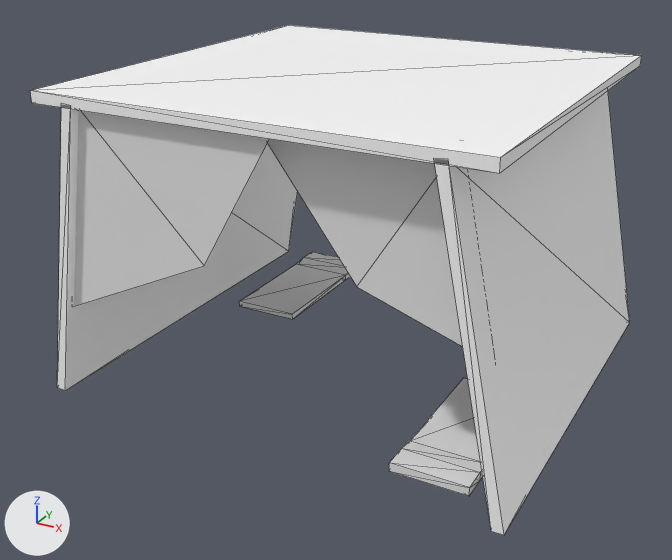
Before and after pictures for a commit that changed the glTF model client/models/buildings/dolmen.glb.
One viewpoint serves both versions: a camera (50 mm lens) standing at (1.47, -2.86, 1.71) and looking at (-0.04, -0.12, 0.34). Arrows for +X, +Y and +Z are at lower left; the lights stay in place. Mesh edges are drawn as thin lines. Where no turn or scale is listed for an object, it has been applied to the vertices. Vertices at the same position are counted once.
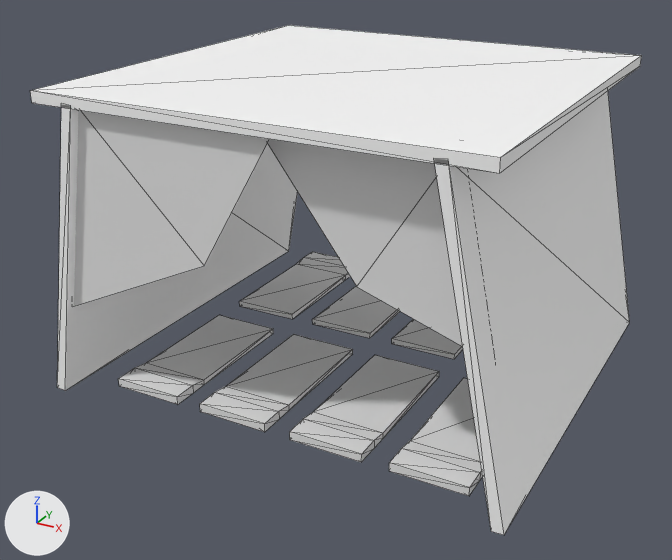
Where the change shows, as pixel boxes (x1, y1, x2, y2) in the pictures (672 x 560 px):
```json
{"object": "Cube.003", "change": "reshaped", "before": [389, 378, 483, 496], "after": [118, 315, 483, 496]}
{"object": "Cube", "change": "reshaped", "before": [239, 252, 350, 319], "after": [239, 252, 463, 359]}
{"part": 1, "of": "me_cube_004", "change": "added", "after": [312, 286, 400, 338]}
{"part": 2, "of": "me_cube_004", "change": "added", "after": [392, 319, 463, 359]}
{"part": 3, "of": "me_cube_003", "change": "added", "after": [290, 355, 439, 462]}
{"part": 4, "of": "me_cube_003", "change": "added", "after": [200, 334, 353, 432]}
{"part": 5, "of": "me_cube_003", "change": "added", "after": [118, 315, 273, 404]}
```

Scene script edits in JSON lines:
```json
{"block": "me_cube_004", "where": "me_cube_004.from_pydata(...)  # 16 vertices, 28 faces; spans x -0.709..-0.444, y -3.836..-3.212, z 0.0..0.032"}
{"block": "me_cube_004", "where": "# used by ob_cube; location = (0.067, 3.955, -0.004)"}
{"block": "me_cube_004", "change": "me_cube_004 part 1: the loose piece of 16 vertices spanning x -0.709..-0.444, y -3.836..-3.212, z 0.0..0.032 is copied, and the copy is moved by (0.362, 0.0, 0.0); it spans x -0.347..-0.082, y -3.836..-3.212, z 0.0..0.032"}
{"block": "me_cube_004", "change": "me_cube_004 part 2: the loose piece of 16 vertices spanning x -0.709..-0.444, y -3.836..-3.212, z 0.0..0.032 is copied, and the copy is moved by (0.724, 0.0, 0.0); it spans x 0.015..0.281, y -3.836..-3.212, z 0.0..0.032"}
{"block": "me_cube_003", "where": "me_cube_003.from_pydata(...)  # 16 vertices, 28 faces; spans x 0.444..0.709, y 3.212..3.836, z 0.0..0.032"}
{"block": "me_cube_003", "where": "# used by ob_cube_003; location = (0.002, -3.868, -0.004)"}
{"block": "me_cube_003", "change": "me_cube_003 part 3: the loose piece of 16 vertices spanning x 0.444..0.709, y 3.212..3.836, z 0.0..0.032 is copied, and the copy is moved by (-0.362, 0.0, 0.0); it spans x 0.082..0.347, y 3.212..3.836, z 0.0..0.032"}
{"block": "me_cube_003", "change": "me_cube_003 part 4: the loose piece of 16 vertices spanning x 0.444..0.709, y 3.212..3.836, z 0.0..0.032 is copied, and the copy is moved by (-0.724, 0.0, 0.0); it spans x -0.281..-0.015, y 3.212..3.836, z 0.0..0.032"}
{"block": "me_cube_003", "change": "me_cube_003 part 5: the loose piece of 16 vertices spanning x 0.444..0.709, y 3.212..3.836, z 0.0..0.032 is copied, and the copy is moved by (-1.086, 0.0, 0.0); it spans x -0.643..-0.377, y 3.212..3.836, z 0.0..0.032"}
```
